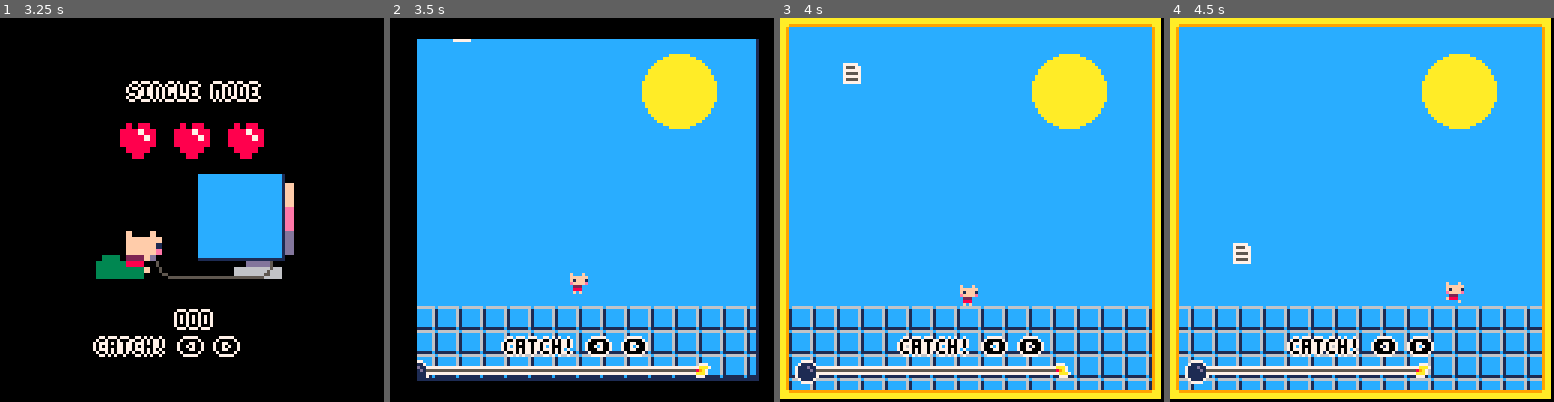
Above: before the commit, frames 1-4 (left to right).
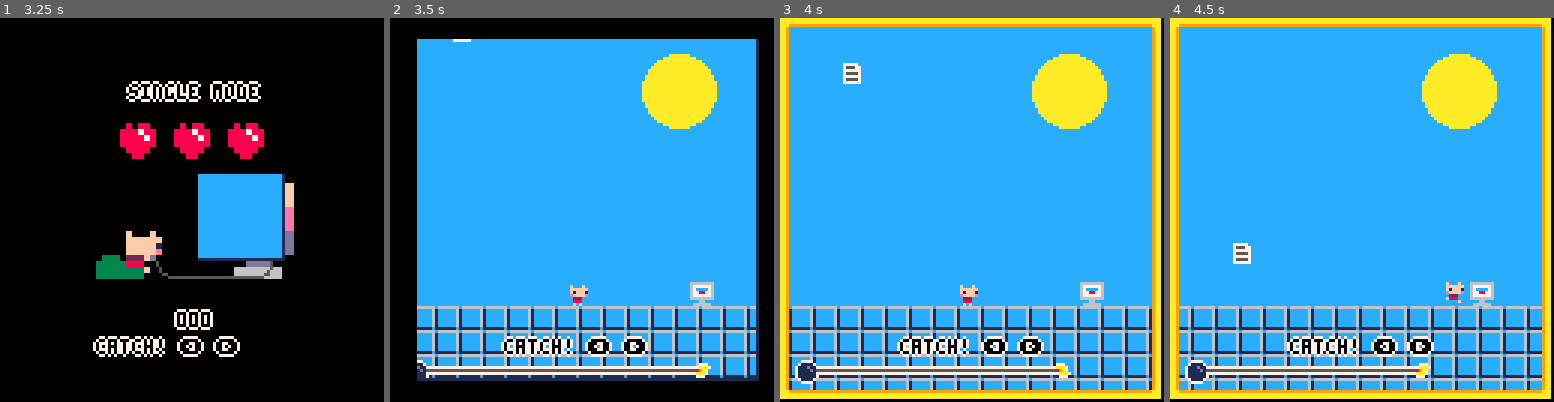
Above: after the commit, the same moments.

Repository: Kirais/PhDWare
Game: PICO-8 cartridge catch_phd_hat.p8
Same seed, same stepped clock (60 frames per second), same inputs: the game is played once before the commit and once after it.
Inputs:
- Up to frame 1 (3.25 s): tap O (Z key) at 0.7, 1.7, 2.1, 2.5, 2.9 s; hold Right 1.6-2.1 s; hold Right 2.47-3.03 s; hold Left from 3.08 s (still down)
- Up to frame 2 (3.5 s): keep holding Left; tap O (Z key) at 3.3 s
- Up to frame 3 (4 s): release Left at 3.58 s; tap O (Z key) at 3.7 s
- Up to frame 4 (4.5 s): hold Right from 4.02 s (still down); tap O (Z key) at 4.1 s

Frame 1 is identical in both runs. In frame 2, 0.6% of the frame differs, in the area x 46-85%, y 66-75%; in frame 3, 0.3%; in frame 4, 0.3%.

Commit message:
Add PC for submitting paper

Diff:
--- a/catch_phd_hat.p8
+++ b/catch_phd_hat.p8
@@ -36,6 +36,7 @@
  	y=0,
  	vy=0,
  	count=0,
+ 	grab=false,
  	target=1+difficulty/5
  }
  -- hat
@@ -50,13 +51,21 @@
  -- player
  player = {
   x=63,
-  y=88,
+  y=92,
   vx=0,
   vy=0,
   ground=true,
   frame=2,
   flip=false
  }
+
+ -- pc
+ pc = {
+  spr=9,
+  x=100,
+  y=88
+ }
+
 
 end
 
@@ -163,7 +172,7 @@
  then
   paper.vy=0
   paper.count+=1
-  paper.active=false
+  paper.grab=true
   if paper.count<paper.target
   then
    init_paper()
@@ -217,7 +226,11 @@
 
  --paper
  if paper.active then
-  spr(8,paper.x,paper.y)
+  if paper.grab then
+   spr(8,round(player.x-4), round(player.y-10))
+  else
+   spr(8,paper.x,paper.y)
+  end
  end
  --hat
  if hat.active then
@@ -226,6 +239,8 @@
  --player
  spr(player.frame, round(player.x - 4), round(player.y - 4), 1,1, player.flip)
 
+ --pc
+ spr(pc.spr,pc.x,pc.y)
  if status == "won" then
   win_message()
  elseif hat.y>96 then
@@ -684,14 +699,14 @@
 
 
 __gfx__
-c66666660770077000000000000000000f000f000f000f0000000000000550000000000000000000000000000000000000000000000000000000000000000000
-1cccccc6688888870f000f000f000f000ffffff00ffffff00f000f00055005500777770000000000000000000000000000000000000000000000000000000000
-1cccccc6688888870ffffff00ffffff00f1fff100f1fff100ffffff0550000550755577000000000000000000000000000000000000000000000000000000000
-1cccccc6088888800f1fff100f1fff100effffe00effffe00f1fff10500005500777777000000000000000000000000000000000000000000000000000000000
-1cccccc6088888800effffe00effffe000222000002220000effffe0050055050755557000000000000000000000000000000000000000000000000000000000
-1cccccc668888887002220000022200000888f000f88800000222000065506050777777000000000000000000000000000000000000000000000000000000000
-1cccccc6688888870088800000888f000f00000000000f000f888000060006000755557000000000000000000000000000000000000000000000000000000000
-1111111c0660066000f0f00000f0000000000000000000000000f000066666000777777000000000000000000000000000000000000000000000000000000000
+c66666660770077000000000000000000f000f000f000f0000000000000550000000000066666666000000000000000000000000000000000000000000000000
+1cccccc6688888870f000f000f000f000ffffff00ffffff00f000f00055005500777770067777776000000000000000000000000000000000000000000000000
+1cccccc6688888870ffffff00ffffff00f1fff100f1fff100ffffff0550000550755577067cccc76000000000000000000000000000000000000000000000000
+1cccccc6088888800f1fff100f1fff100effffe00effffe00f1fff10500005500777777067788776000000000000000000000000000000000000000000000000
+1cccccc6088888800effffe00effffe000222000002220000effffe0050055050755557067777776000000000000000000000000000000000000000000000000
+1cccccc668888887002220000022200000888f000f88800000222000065506050777777066666666000000000000000000000000000000000000000000000000
+1cccccc6688888870088800000888f000f00000000000f000f888000060006000755557000066000000000000000000000000000000000000000000000000000
+1111111c0660066000f0f00000f0000000000000000000000000f000066666000777777006666660000000000000000000000000000000000000000000000000
 0f0000f00f0000f000000000000000000f0000f00f0000f00000000000000000000000000f0000f00f0000f00000000000000000000000000000000000000000
 0f1ff1f00ffffff00f0000f00f0000f00ffffff00ffffff00f0000f00f0000f00f0000f00ffffff00ffffff00f0000f000000000000000000000000000000000
 0effffe00f1ff1f00ffffff00ffffff00f1ff1f00f1ff1f00ffffff00ffffff00ffffff00ffffff00ffffff00ffffff000000000000000000000000000000000
